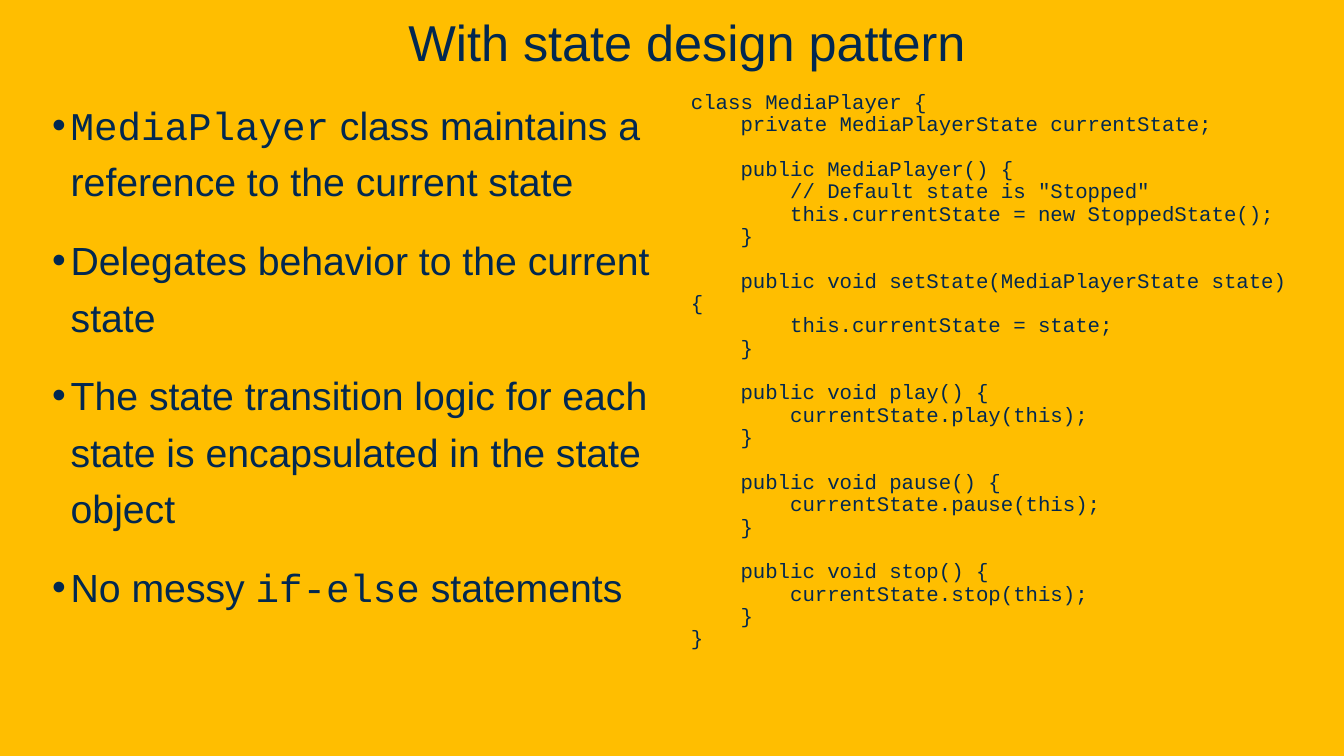
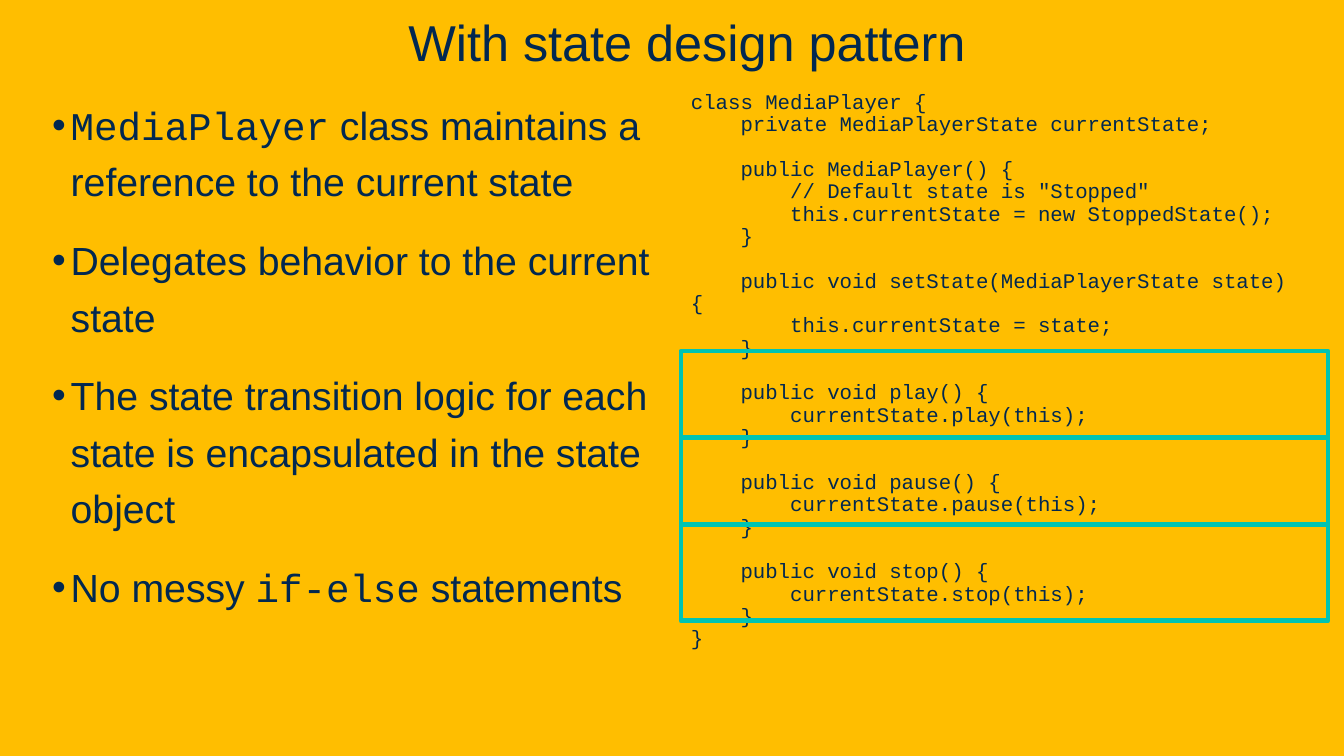
Before and after one commit to davsec-teaching/ECS160-Winter2025, a slide deck: slide 103 of slides/8_design_patterns.pptx (slide 89 before the commit). Drawn at 1344x756 pixels with LibreOffice and Linux fonts; fonts in the diff are those of the drawing; background and template pictures are left out. Boxes give left, top, right and bottom in pixels: in the first picture for what was removed or moved away, otherwise in the second. Text is boxed around its words. In the diff, an @@ line names an element or a change of style, - is before the commit and + after.

Commit message:
Updated design patterns

```diff
--- a/slides/8_design_patterns.pptx
+++ b/slides/8_design_patterns.pptx
@@ rectangle added at (x1=681, y1=351, x2=1328, y2=438), outline #00C4B2 3.25 pt @@
@@ rectangle added at (x1=681, y1=438, x2=1328, y2=524), outline #00C4B2 3.25 pt @@
@@ rectangle added at (x1=681, y1=524, x2=1328, y2=621), outline #00C4B2 3.25 pt @@
```
Also in this commit, not shown: 15 other slides changed, 28 slides added, 2 slides removed.
